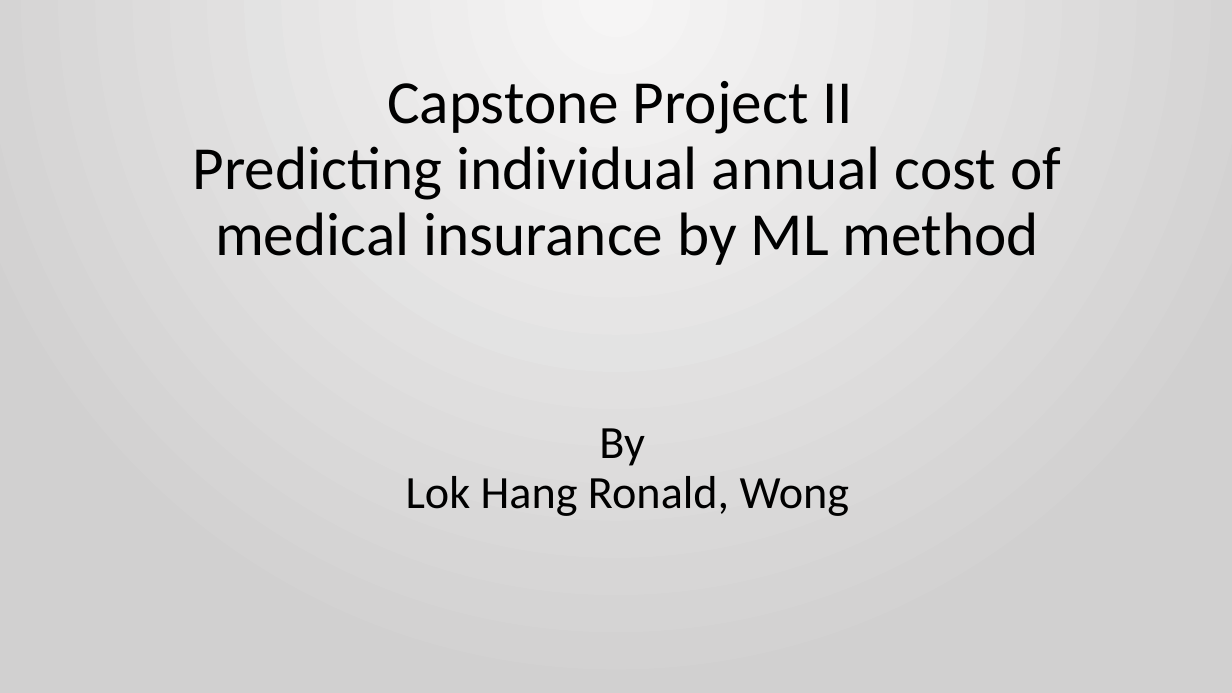
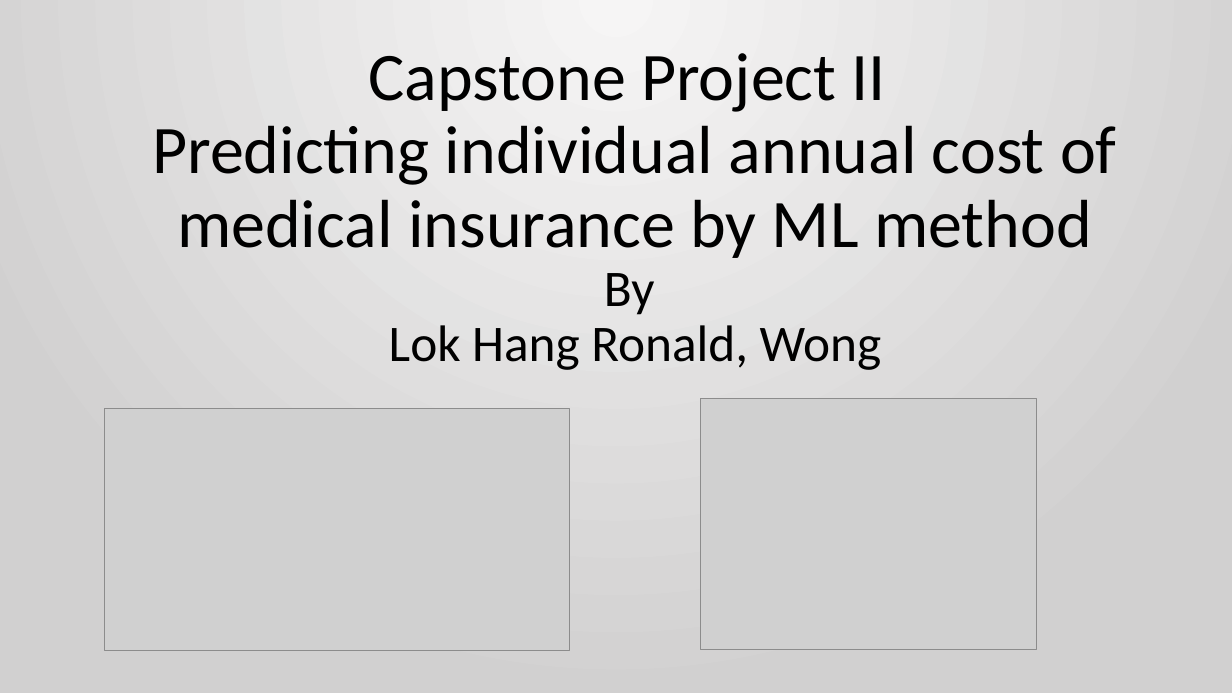
Before and after one commit to ronald55699/Capstone-2, a slide deck: slide 1 of Report/Capstone 2 Presentation.pptx. Drawn at 1232x693 pixels with LibreOffice and Linux fonts; fonts in the diff are those of the drawing; grey boxes stand for pictures. Boxes give left, top, right and bottom in pixels: in the first picture for what was removed or moved away, otherwise in the second. Text is boxed around its words. In the diff, an @@ line names an element or a change of style, - is before the commit and + after.

```diff
--- a/Report/Capstone 2 Presentation.pptx
+++ b/Report/Capstone 2 Presentation.pptx
@@ title "Capstone Project II Predicting individual ...": place and size @@
-title "Capstone Project II Predicting individual ..." at box(193, 81, 1061, 516)
+title "Capstone Project II Predicting individual ..." at box(152, 53, 1117, 370)
@@ title "Capstone Project II Predicting individual ..." at box(152, 53, 1117, 370): size 47.7 to 53 pt in "Capstone Project II Predicting individual annual cost ..."; size 36 to 40 pt in "By Lok Hang Ronald, Wong" @@
@@ picture added at box(104, 409, 569, 650) @@
@@ picture added at box(701, 398, 1036, 650) @@
```
Also in this commit, not shown: 3 other slides changed, 5 slides added, 1 other file.
